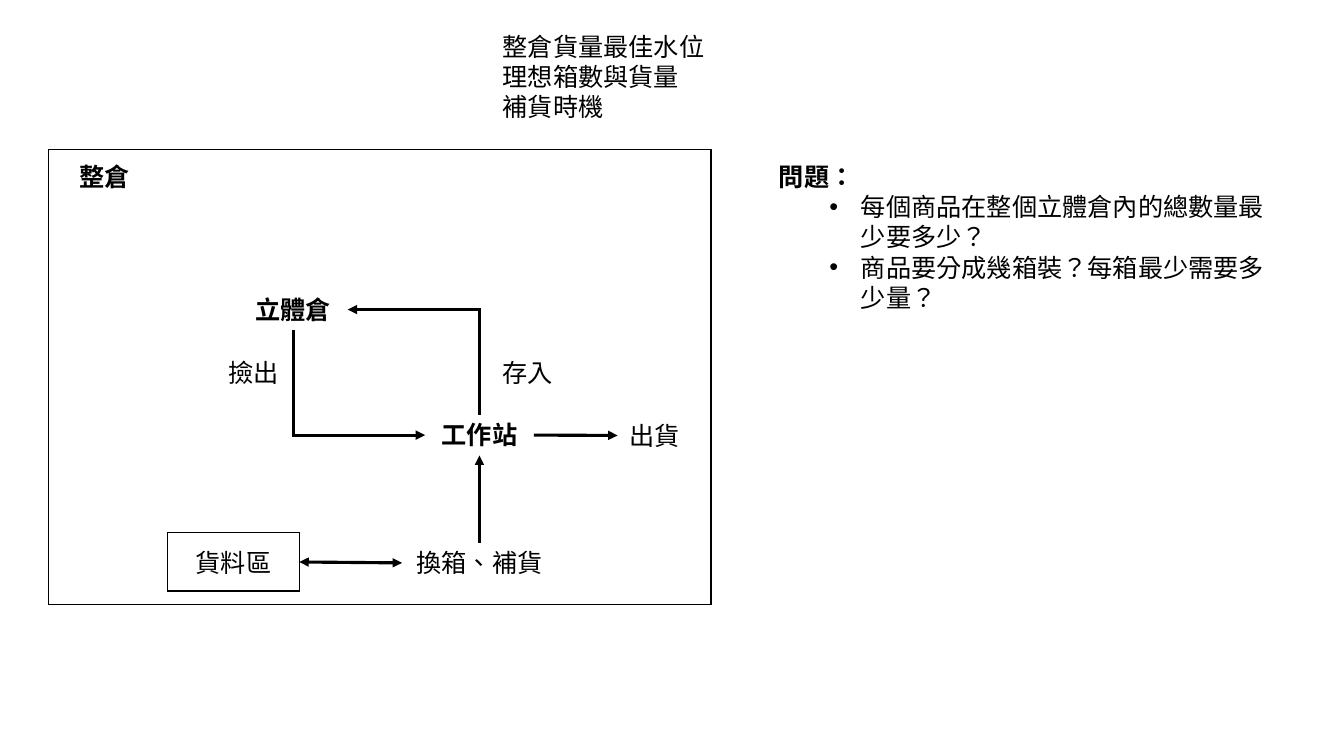
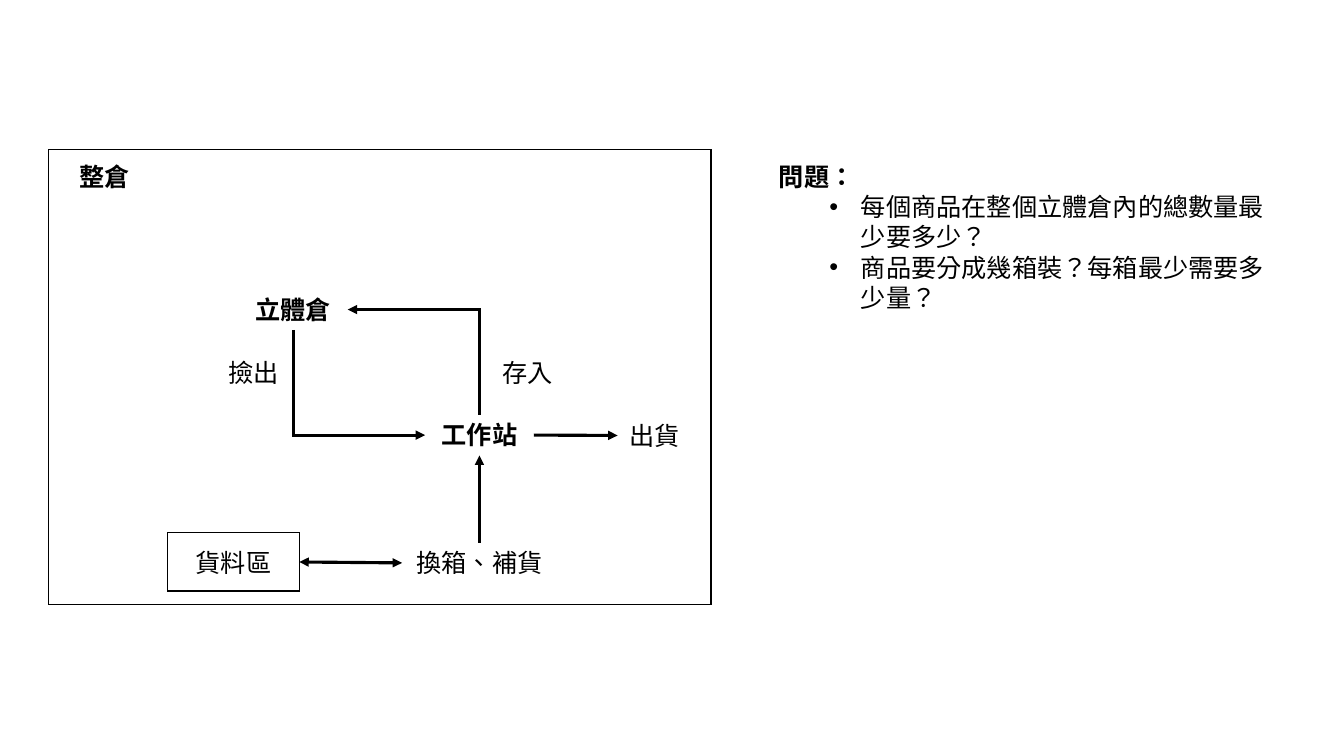
Before and after one commit to ethan1226/asrs_ofai, a slide deck: slide 1 of flowchart.pptx. Drawn at 1344x756 pixels with LibreOffice and Linux fonts; fonts in the diff are those of the drawing. Boxes give left, top, right and bottom in pixels: in the first picture for what was removed or moved away, otherwise in the second. Text is boxed around its words. In the diff, an @@ line names an element or a change of style, - is before the commit and + after.

```diff
--- a/flowchart.pptx
+++ b/flowchart.pptx
@@ text removed at <box>503,34,705,118</box> @@
-整倉貨量最佳水位
-理想箱數與貨量
-補貨時機
```
Also in this commit, not shown: 2 other slides changed.
